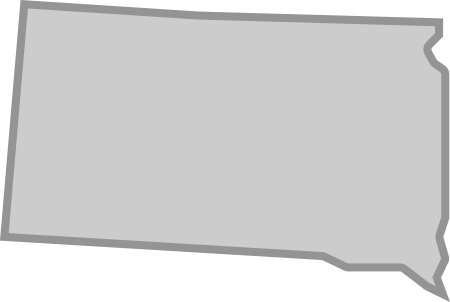
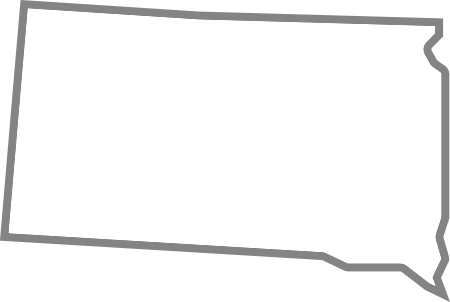
Two versions of the same layered image (450px x 302px). Layer-by-layer changes:
pixels changed over [0, 0, 450, 302] (layer not identified)
